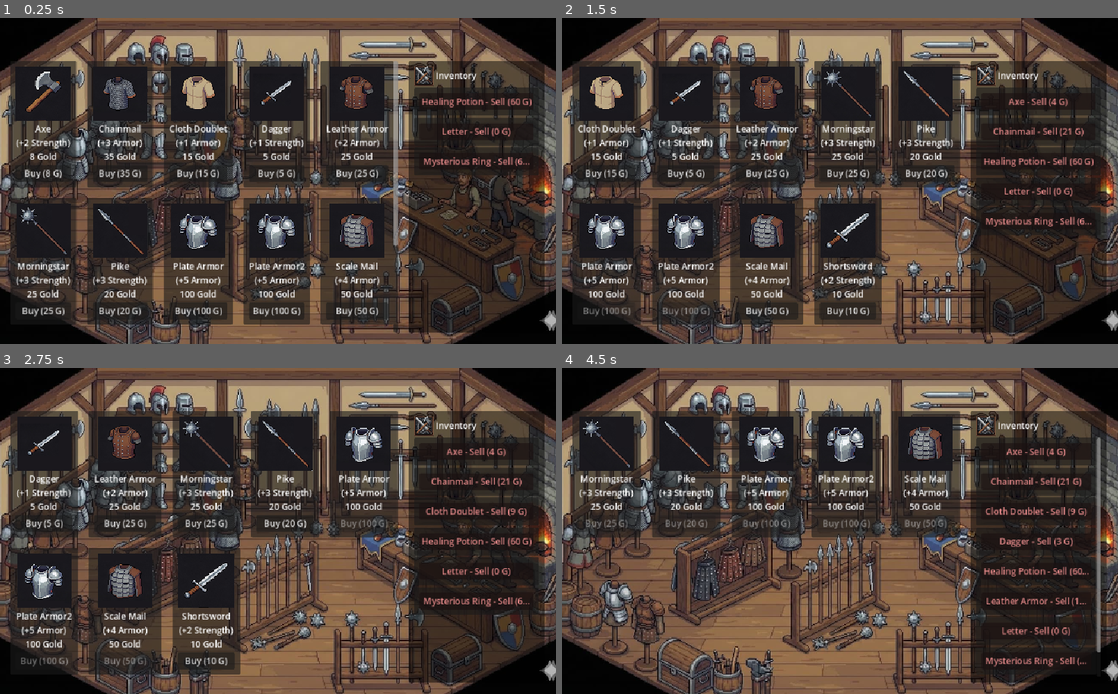
Above: before the commit, frames 1-4 (two rows, left to right).
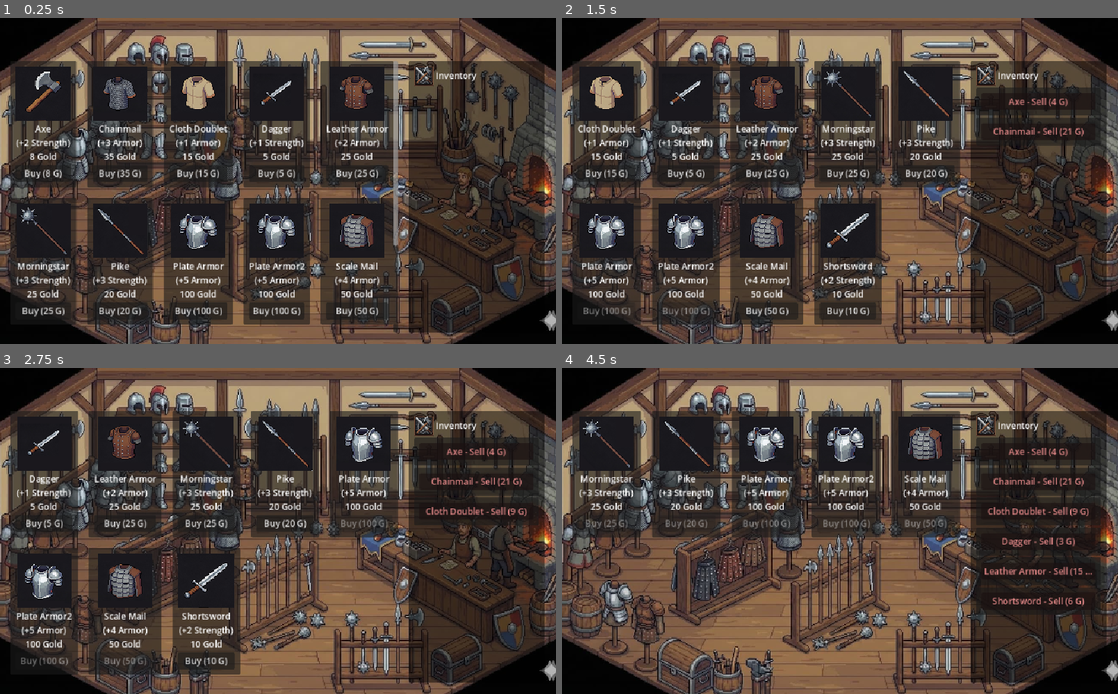
Above: after the commit, the same moments.

Repository: Plata101/Arena-In-Luskan-Godot
Game: Godot game, scene res://scenes/armory.tscn
The game is run twice, just before and just after one commit, with the same random seed, the same clock (stepped at 60 frames per second) and the same inputs. This scene is started directly instead of the project's main scene. The engine's default icon, where the game draws it, is replaced by a stand-in: a white triangle on a blue panel in a dark square.
Inputs:
- Up to frame 1 (0.25 s): no input
- Up to frame 2 (1.5 s): click "Buy (8 G)" at 0.5 s; click "Buy (35 G)" at 1.25 s
- Up to frame 3 (2.75 s): click "Buy (15 G)" at 2 s
- Up to frame 4 (4.5 s): click "Buy (5 G)" at 2.75 s; click "Buy (25 G)" at 3.5 s; click "Buy (10 G)" at 4.25 s

The runs differ from the first frame. In frame 1, 3.1% of the frame differs, in the area x 74-97%, y 21-49%; in frame 2, 2.3%; in frame 3, 2.2%; in frame 4, 3.2%, in the area x 74-97%, y 21-94%.

Commit message:
Minor inventory bugs solved

Diff:
--- a/scripts/Armory.gd
+++ b/scripts/Armory.gd
@@ -39,9 +39,13 @@
 		child.queue_free()
 
 	for itemData in GameManager.inventory:
-		var newItem = shopItemScene.instantiate()
-		inventoryGrid.add_child(newItem)
-		newItem.set_item_data(itemData, true)
+		# --- NEU: Der Filter! ---
+		var type = itemData.get("type", "")
+		# Wir zeigen das Item NUR an, wenn es Waffe oder Rüstung ist
+		if type == "Strength" or type == "Armor":
+			var newItem = shopItemScene.instantiate()
+			inventoryGrid.add_child(newItem)
+			newItem.set_item_data(itemData, true)
 
 	currentInventorySize = GameManager.inventory.size()
 
--- a/scripts/character_screen.gd
+++ b/scripts/character_screen.gd
@@ -143,7 +143,7 @@
 
 		if type == "Strength" or type == "Armor" or type == "Trinket":
 			# Waffen & Rüstungen (Ausrüsten)
-			if GameManager.equipped_weapon == item or GameManager.equipped_armor == item or GameManager.equipped_trinket:
+			if GameManager.equipped_weapon == item or GameManager.equipped_armor == item or GameManager.equipped_trinket == item:
 				btn.text = "E"
 				btn.modulate = Color(0.5, 1.0, 0.5)
 			else:
